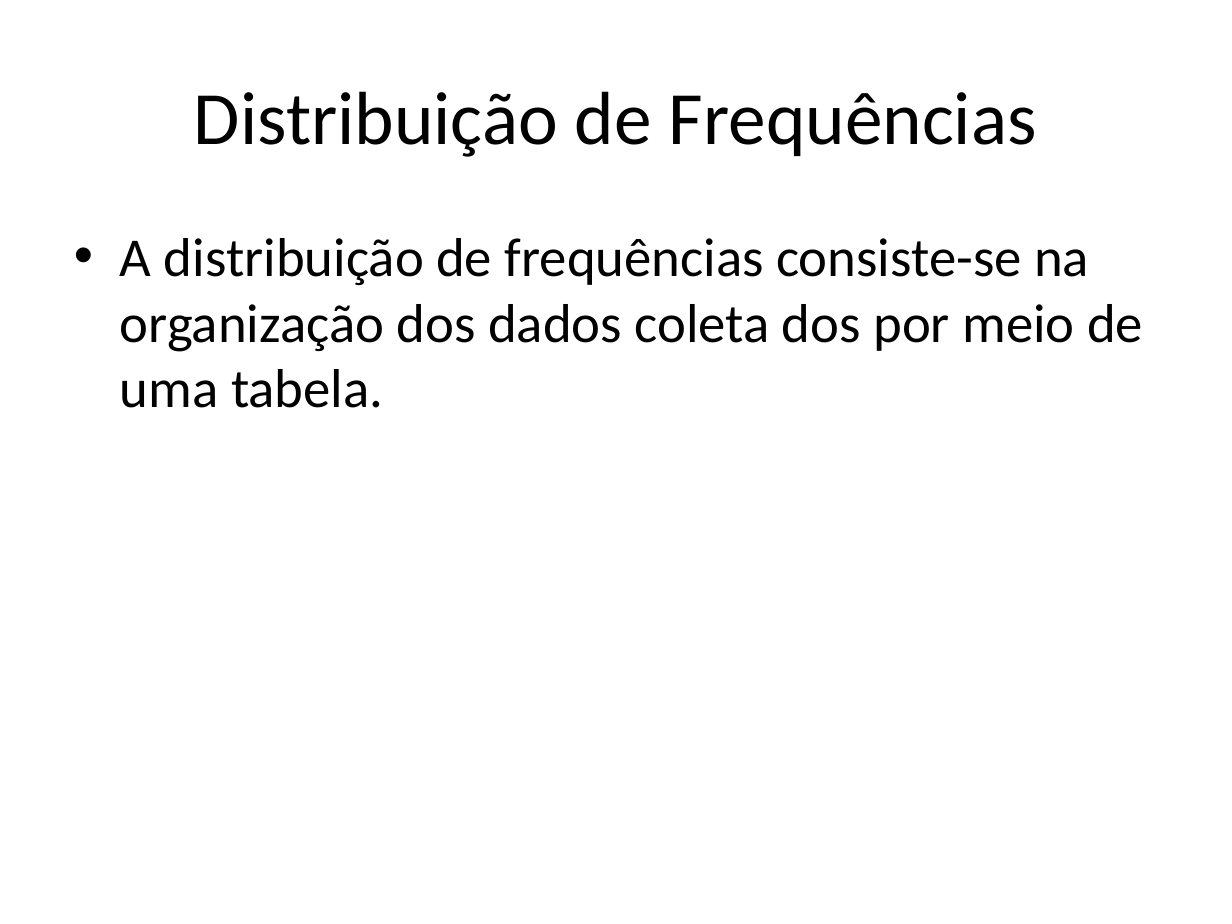
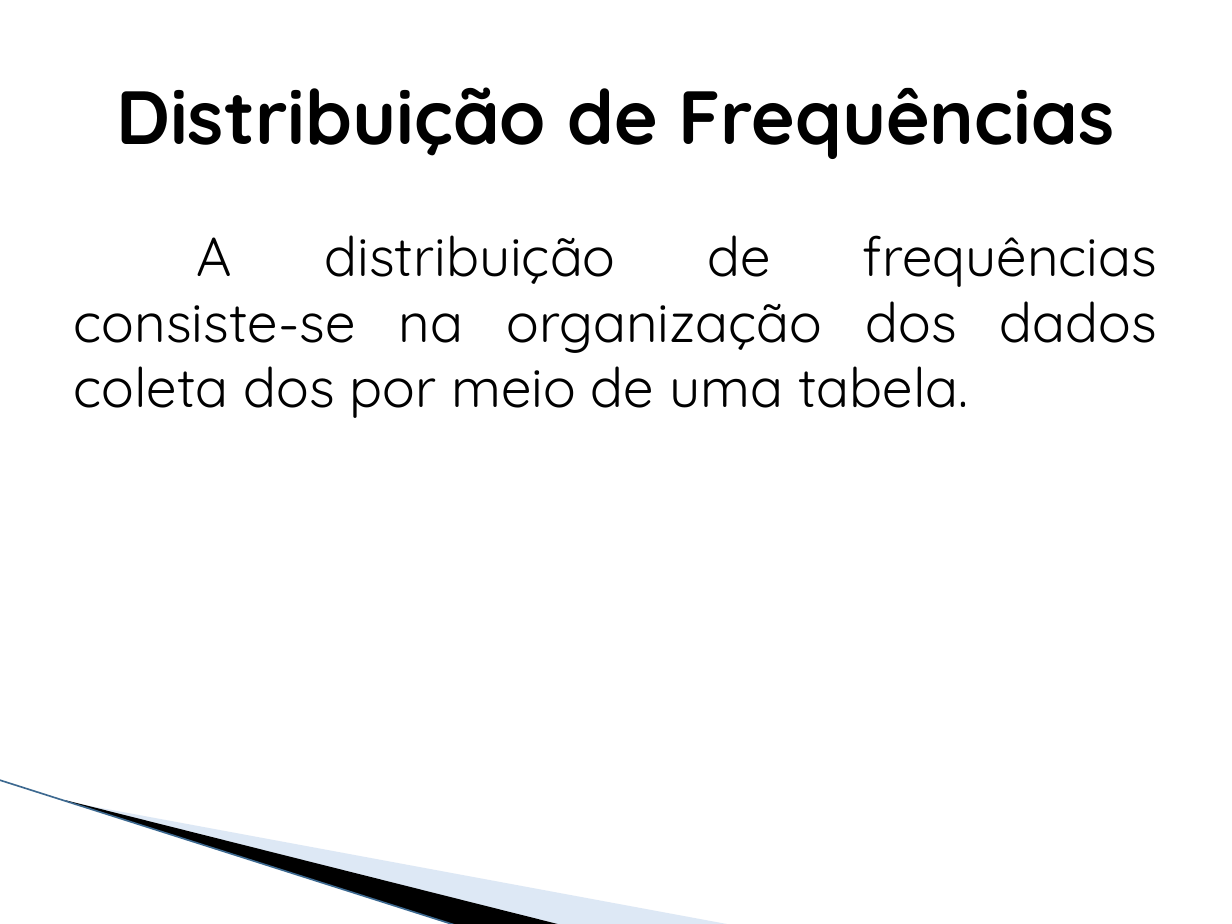
Before and after one commit to j52546/EstatisticaProbabilidade-, a slide deck: slide 6 of Probabilidade e Estatística.pptx (slide 5 before the commit). Drawn at 1232x924 pixels with LibreOffice and Linux fonts; fonts in the diff are those of the drawing; background and template pictures are left out. Boxes give left, top, right and bottom in pixels: in the first picture for what was removed or moved away, otherwise in the second. Text is boxed around its words. In the diff, an @@ line names an element or a change of style, - is before the commit and + after.

```diff
--- a/Probabilidade e Estatística.pptx
+++ b/Probabilidade e Estatística.pptx
@@ text "Distribuição de Frequências" at <box>116,87,1115,159</box>: font Calibri to Quicksand, bold on @@
@@ text "A distribuição de frequências consiste-se ..." at <box>74,235,1157,418</box>: font Calibri to Quicksand; alignment left to justified; bullet • to none @@
@@ line added from (0, 780) to (457, 924), #A4C1E3 0.95 pt @@
@@ freeform shape added at <box>65,800,563,924</box>, fill #000000 @@
@@ freeform shape added at <box>68,801,733,924</box>, fill #ABC6E6 at 40% opacity @@
```
Also in this commit, not shown: 5 other slides changed, 6 slides added, 3 slides removed, 3 other files.
